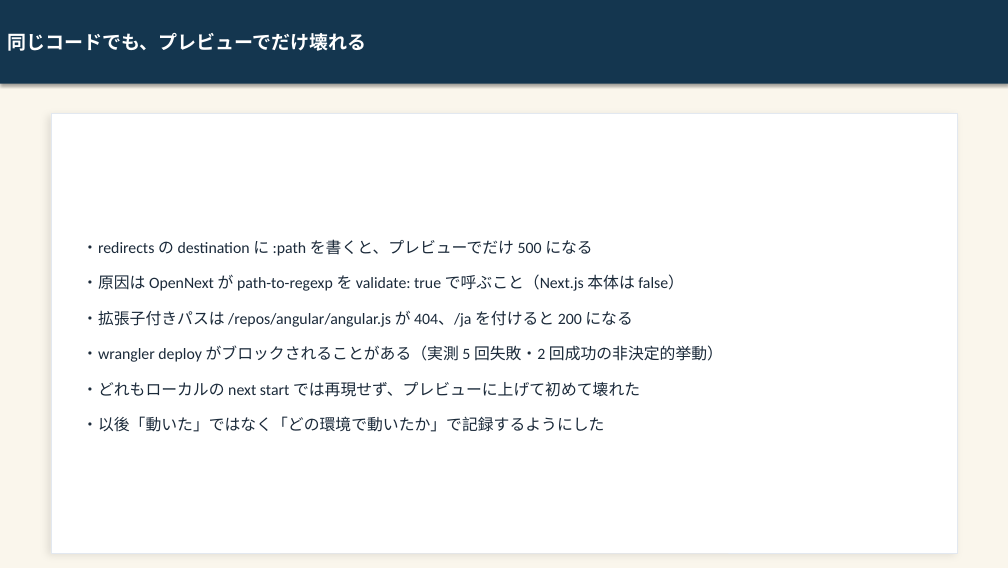
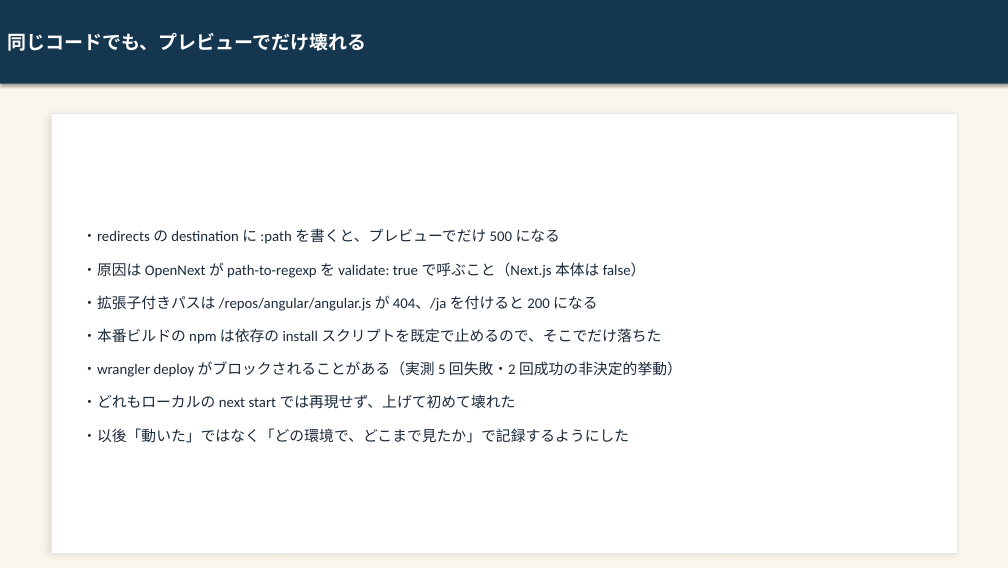
Before and after one commit to kai-kou/gem-hunter, a slide deck: slide 10 of content/slides/project-explanation-20260822/output/gem-hunter_text.pptx (slide 9 before the commit). Drawn at 1008x568 pixels with LibreOffice and Linux fonts; fonts in the diff are those of the drawing. Boxes give left, top, right and bottom in pixels: in the first picture for what was removed or moved away, otherwise in the second. Text is boxed around its words. In the diff, an @@ line names an element or a change of style, - is before the commit and + after.

```diff
--- a/content/slides/project-explanation-20260822/output/gem-hunter_text.pptx
+++ b/content/slides/project-explanation-20260822/output/gem-hunter_text.pptx
@@ text at box(82, 228, 682, 377): size 15 to 14 pt in "・redirects の destination に :path を書くと、プレビューでだけ 500 ...", "・原因は OpenNext が path-to-regexp を validate: true ...", "・拡張子付きパスは /repos/angular/angular.js が 404、/ja を付けると 200 になる", "・wrangler deploy がブロックされることがある（実測 5 回失敗・2 回成功の非決定的挙動）" @@
@@ text at box(82, 328, 661, 344): paragraph added @@
+・本番ビルドの npm は依存の install スクリプトを既定で止めるので、そこでだけ落ちた
@@ text at box(82, 394, 629, 443): text changed; size 15 to 14 pt @@
-・どれもローカルの next start では再現せず、プレビューに上げて初めて壊れた
-・以後「動いた」ではなく「どの環境で動いたか」で記録するようにした
+・どれもローカルの next start では再現せず、上げて初めて壊れた
+・以後「動いた」ではなく「どの環境で、どこまで見たか」で記録するようにした
```
Also in this commit, not shown: 11 other slides changed, 2 slides added, 4 other files.
